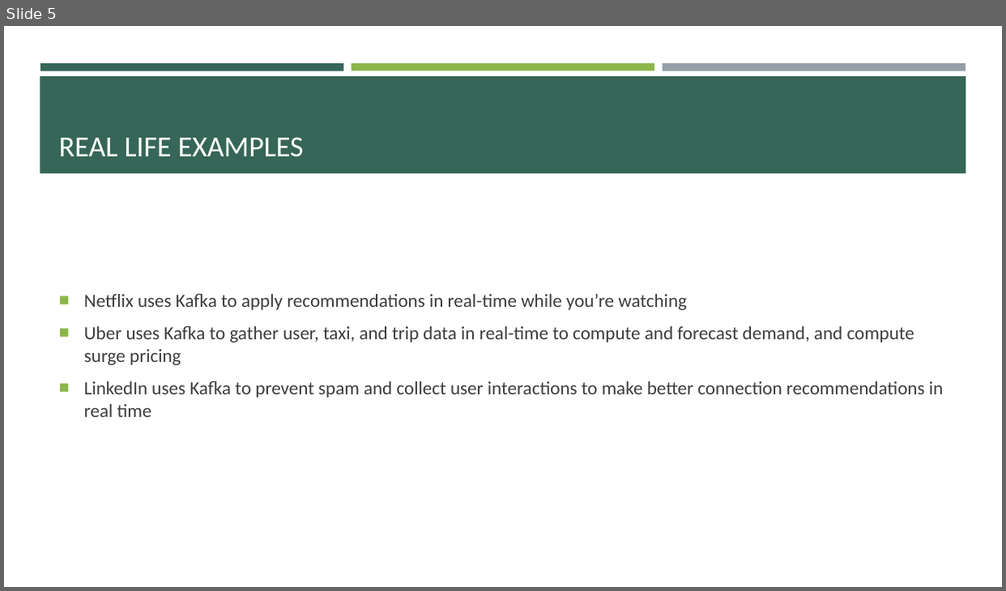
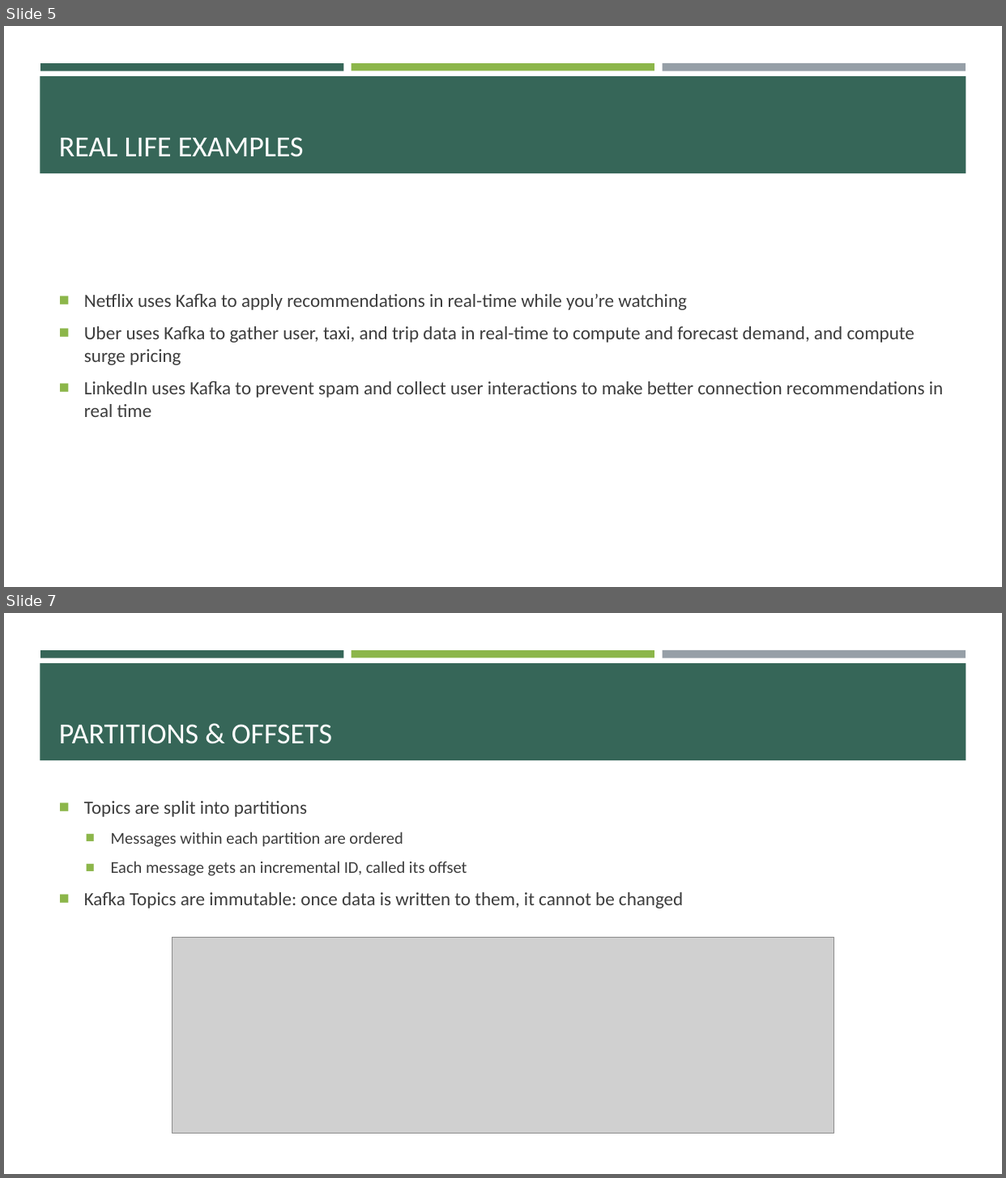
Before and after one commit to e-m-wilson/data_engineering, a slide deck: kafka/Kafka.pptx. Shown one above the other, each under a label of ours: slide 5 before the commit, slides 5 and 7 after it; the slides between them are not shown. The pictures are 1006x591 and 1006x1178 pixels, drawn with LibreOffice and Linux fonts; fonts in the diff are those of the drawing; grey boxes stand for pictures. Boxes give left, top, right and bottom in pixels: in the first picture for what was removed or moved away, otherwise in the second. Text is boxed around its words. In the diff, an @@ line names an element or a change of style, - is before the commit and + after.

```diff
--- a/kafka/Kafka.pptx
+++ b/kafka/Kafka.pptx
@@ slide 7 added at (x1=4, y1=613, x2=1002, y2=1174), background #FFFFFF; not listed: 4 template elements that a slide beside it also shows @@
@@ title added at (x1=59, y1=724, x2=332, y2=744), 28 pt, text #FFFFFF @@
+PARTITIONS & OFFSETS
@@ text added at (x1=84, y1=801, x2=683, y2=909), 18 pt, text #3D3D3D @@
+■ Topics are split into partitions
+  ■ Messages within each partition are ordered
+  ■ Each message gets an incremental ID, called its offset
+■ Kafka Topics are immutable: once data is written to them, it cannot be changed
@@ picture added at (x1=172, y1=938, x2=834, y2=1134) @@
```
Also in this commit, not shown: 32 other slides added, 2 other files.
